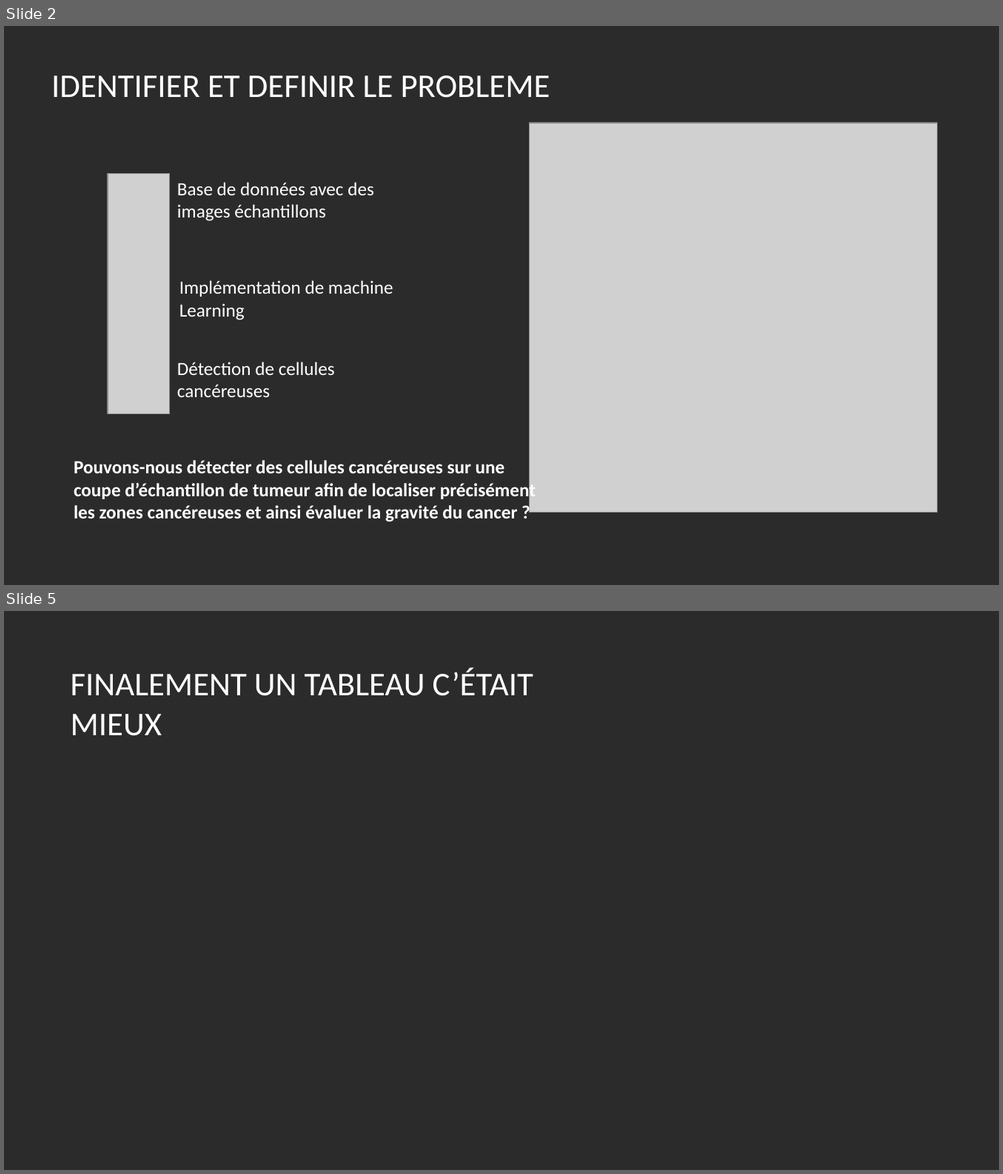
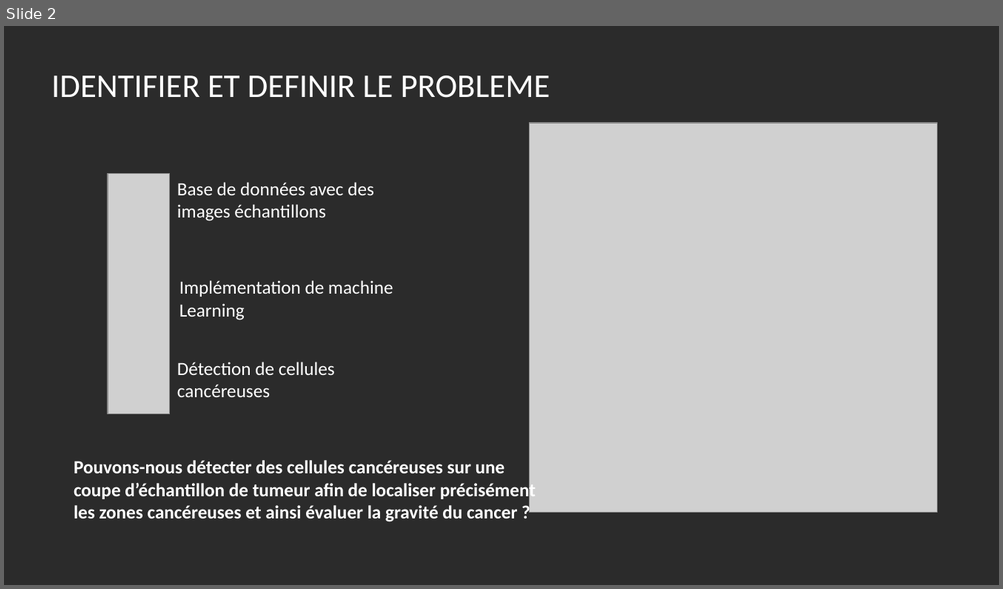
Before and after one commit to claponcet/DUT---IA-Detection-Cancer, a slide deck: Presentation.pptx. Shown one above the other, each under a label of ours: slides 2 and 5 before the commit, slide 2 after it; the slides between them are not shown. The pictures are 1003x1174 and 1003x589 pixels, drawn with LibreOffice and Linux fonts; fonts in the diff are those of the drawing; grey boxes stand for pictures; background and template pictures are left out; a plain dark background stands for a picture behind light text. Boxes give left, top, right and bottom in pixels: in the first picture for what was removed or moved away, otherwise in the second. Text is boxed around its words. In the diff, an @@ line names an element or a change of style, - is before the commit and + after.

```diff
--- a/Presentation.pptx
+++ b/Presentation.pptx
@@ slide 5 removed at (x1=4, y1=611, x2=999, y2=1170), background picture (left out) @@
@@ text removed at (x1=71, y1=668, x2=533, y2=736) @@
-FINALEMENT UN TABLEAU C’ÉTAIT MIEUX
```
Also in this commit, not shown: 6 slides changed, 2 slides added, 1 other slide removed.
